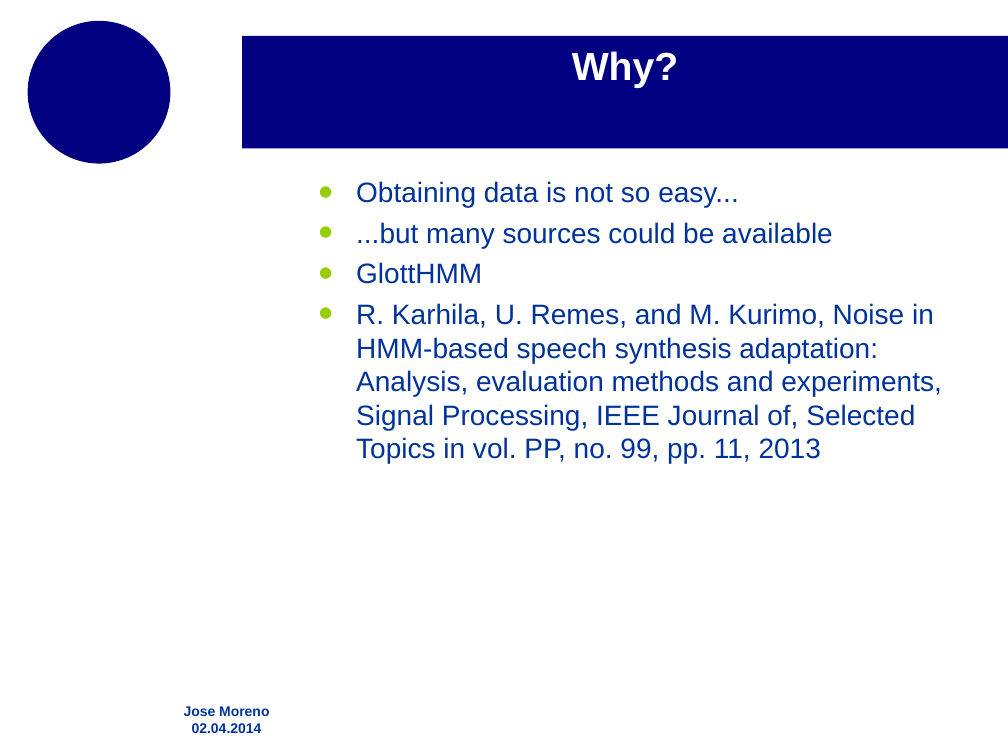
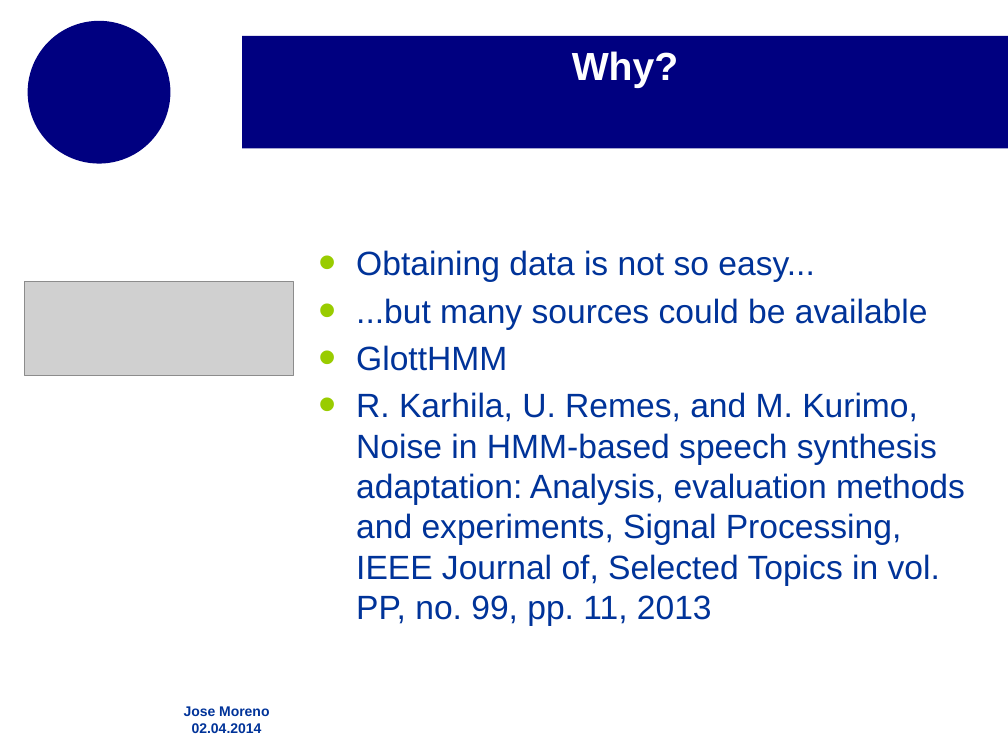
Before and after one commit to josemoreno/PFC_memoria, a slide deck: slide 3 of pres.odp. Drawn at 1008x756 pixels with LibreOffice and Linux fonts; fonts in the diff are those of the drawing; grey boxes stand for pictures; background and template pictures are left out. Boxes give left, top, right and bottom in pixels: in the first picture for what was removed or moved away, otherwise in the second. Text is boxed around its words. In the diff, an @@ line names an element or a change of style, - is before the commit and + after.

```diff
--- a/pres.odp
+++ b/pres.odp
@@ text "Obtaining data is not so ...": place and size @@
-text "Obtaining data is not so ..." at (356,181,941,464)
+text "Obtaining data is not so ..." at (356,250,965,626)
@@ text "Obtaining data is not so ..." at (356,250,965,626): size 20 to 24 pt @@
@@ picture added at (24,282,294,376) @@
```
Also in this commit, not shown: 8 slides added, 5 other files.
